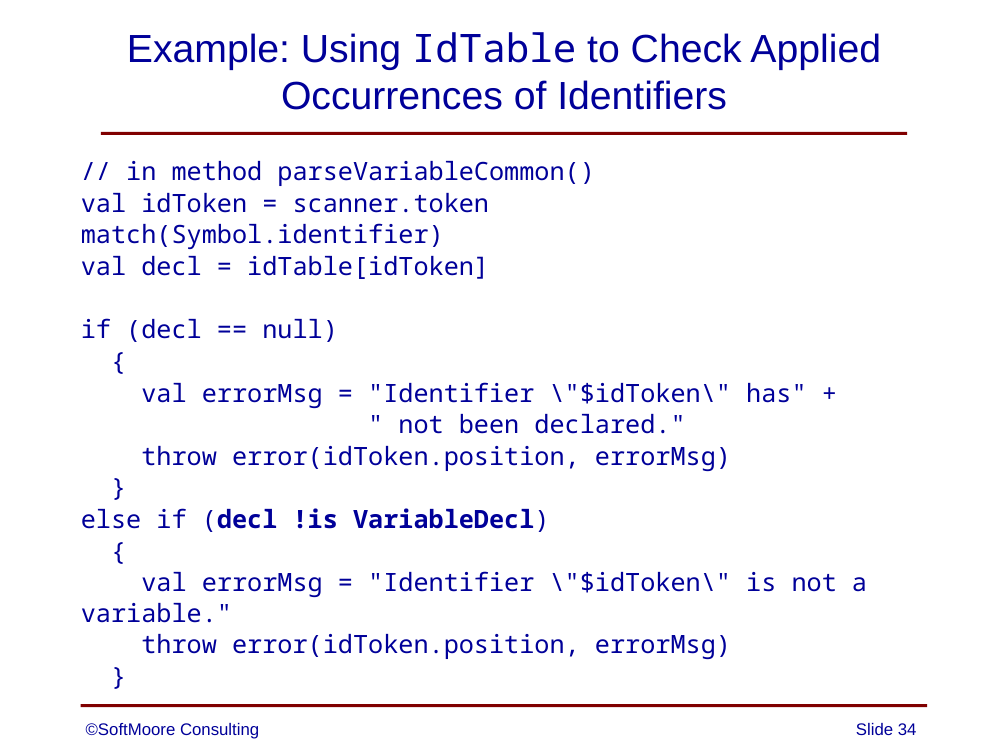
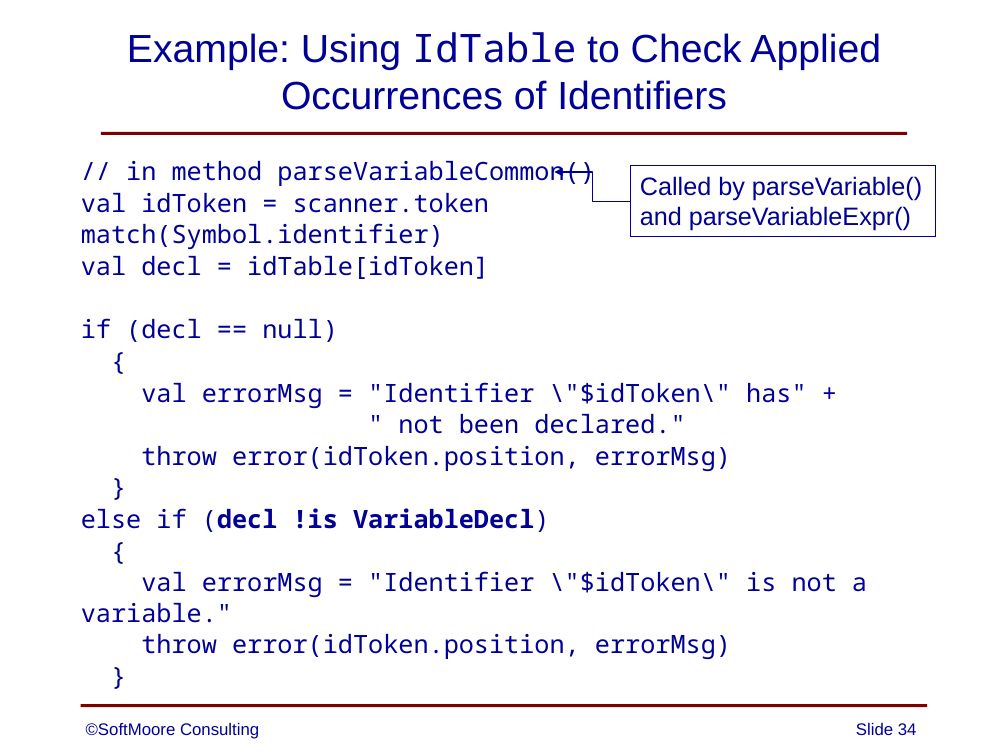
Before and after one commit to SoftMoore/CPRL-Kt-2nd, a slide deck: slide 34 of PowerPoints/08 - Abstract Syntax Trees.pptx. Drawn at 1008x756 pixels with LibreOffice and Linux fonts; fonts in the diff are those of the drawing. Boxes give left, top, right and bottom in pixels: in the first picture for what was removed or moved away, otherwise in the second. Text is boxed around its words. In the diff, an @@ line names an element or a change of style, - is before the commit and + after.

```diff
--- a/PowerPoints/08 - Abstract Syntax Trees.pptx
+++ b/PowerPoints/08 - Abstract Syntax Trees.pptx
@@ elbow arrow added from (630, 202) to (554, 172), #000099 0.75 pt @@
@@ rectangle added at <box>630,165,935,237</box>, outline #000099 0.75 pt, 18 pt, text #000099 @@
+Called by parseVariable()
+and parseVariableExpr()
```
Also in this commit, not shown: 3 other slides changed.
